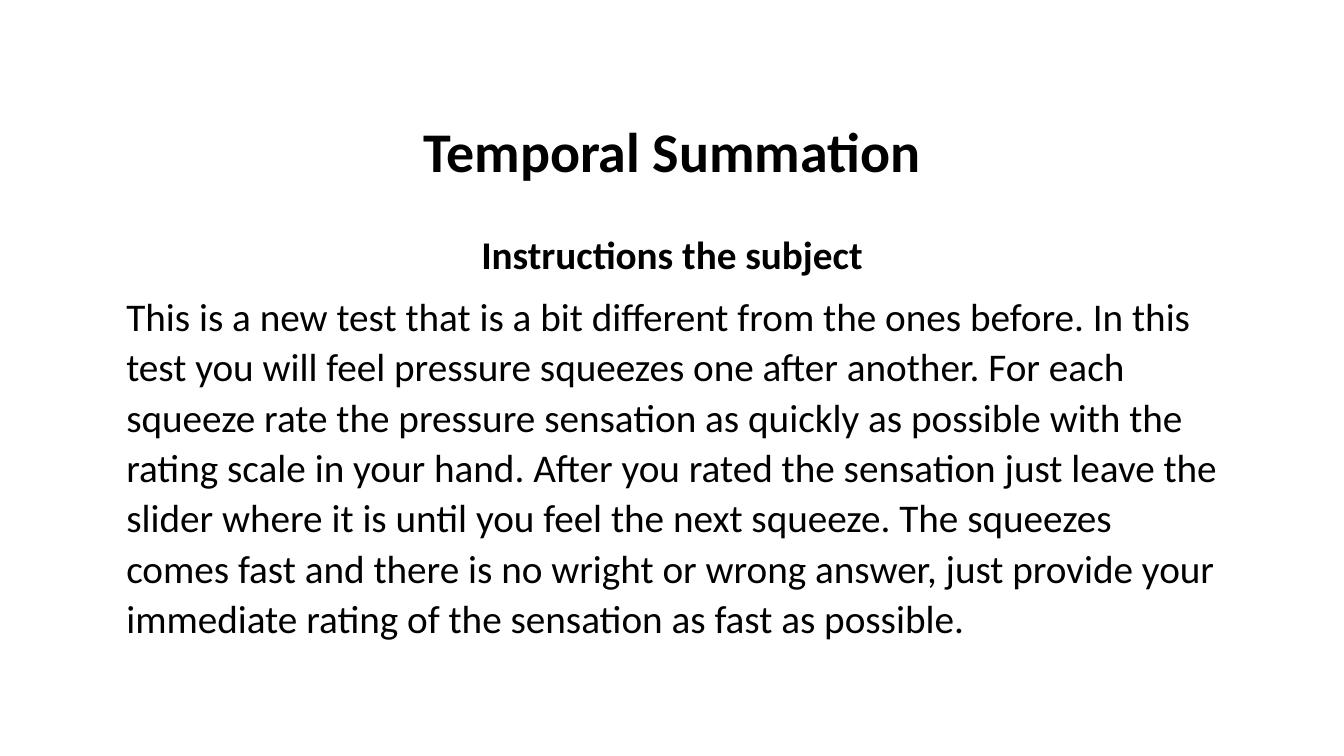
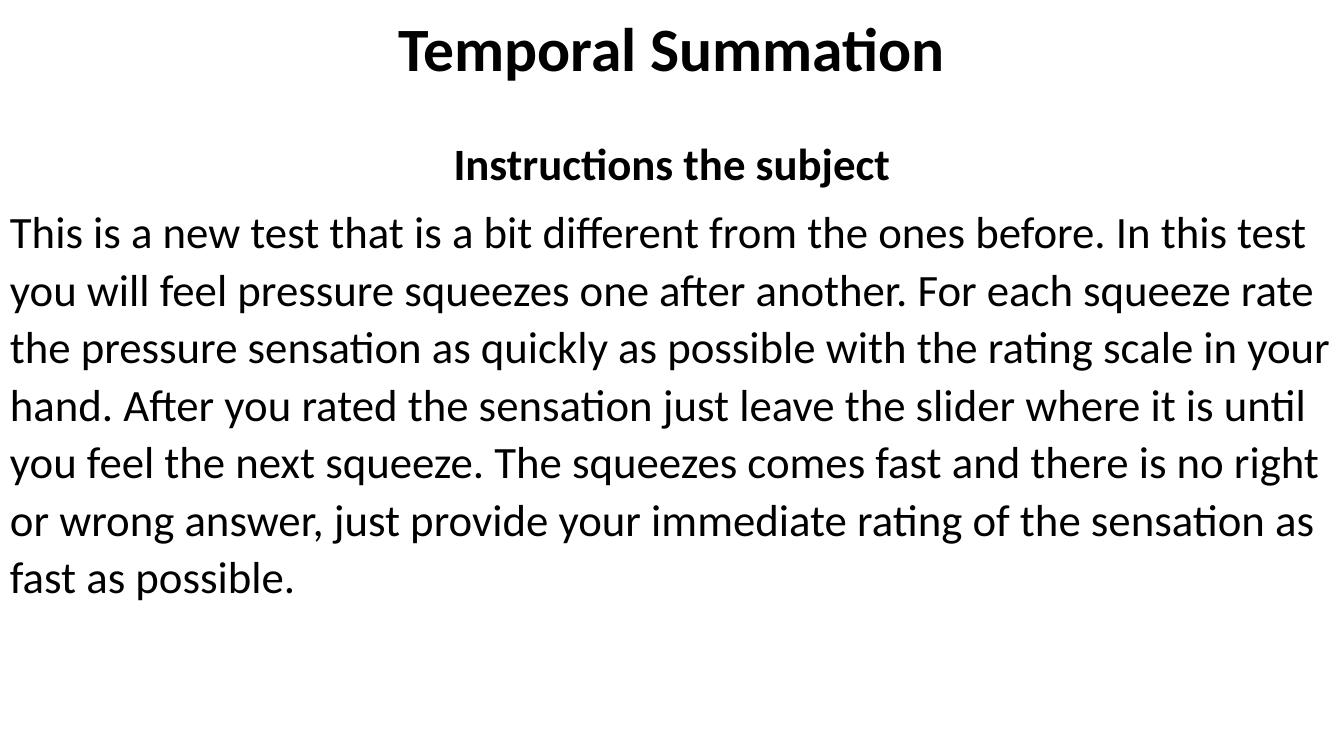
Before and after one commit to LabBench-Society/Protocols, a slide deck: slide 3 of ctscpm2ap/CPAInstructions.pptx. Drawn at 1344x756 pixels with LibreOffice and Linux fonts; fonts in the diff are those of the drawing. Boxes give left, top, right and bottom in pixels: in the first picture for what was removed or moved away, otherwise in the second. Text is boxed around its words. In the diff, an @@ line names an element or a change of style, - is before the commit and + after.

Commit message:
Updated instructions

```diff
--- a/ctscpm2ap/CPAInstructions.pptx
+++ b/ctscpm2ap/CPAInstructions.pptx
@@ text "Temporal Summation": place and size @@
-text "Temporal Summation" at (126, 132, 1217, 640)
+text "Temporal Summation" at (10, 27, 1329, 601)
@@ text at (398, 27, 944, 188): size 40 to 44 pt in "Temporal Summation"; size 28 to 32 pt in "Instructions the subject" @@
@@ text at (10, 217, 1329, 601): text changed; size 28 to 32 pt @@
-This is a new test that is a bit different from the ones before. In this test you will feel pressure squeezes one after another. For each squeeze rate the pressure sensation as quickly as possible with the rating scale in your hand. After you rated the sensation just leave the slider where it is until you feel the next squeeze. The squeezes comes fast and there is no wright or wrong answer, just provide your immediate rating of the sensation as fast as possible.
+This is a new test that is a bit different from the ones before. In this test you will feel pressure squeezes one after another. For each squeeze rate the pressure sensation as quickly as possible with the rating scale in your hand. After you rated the sensation just leave the slider where it is until you feel the next squeeze. The squeezes comes fast and there is no right or wrong answer, just provide your immediate rating of the sensation as fast as possible.
```
Also in this commit, not shown: 3 other slides changed, 5 other files.
